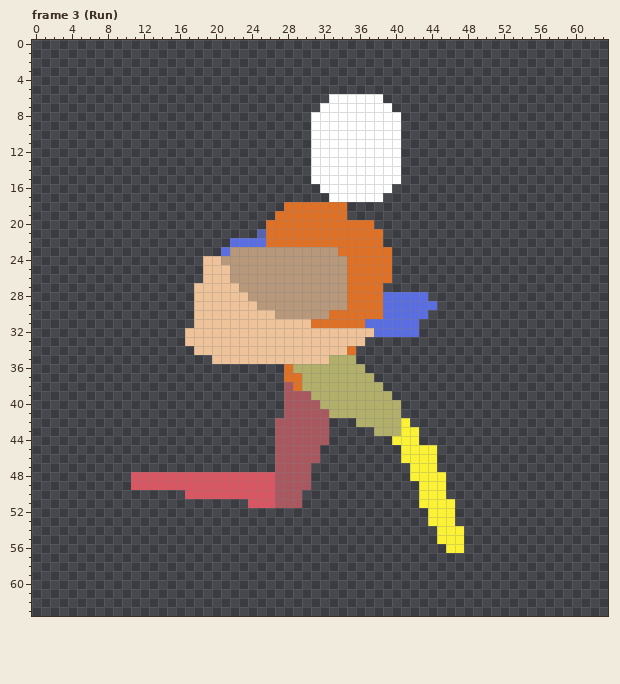
Two versions of one pixel-art file, Assets/Art/Player/player_test.aseprite. That is the earlier state.
64x64 pixels, 11 frames. Shown: frame 3 (Run). The commit also changed other frames, which this record leaves out.
New version:
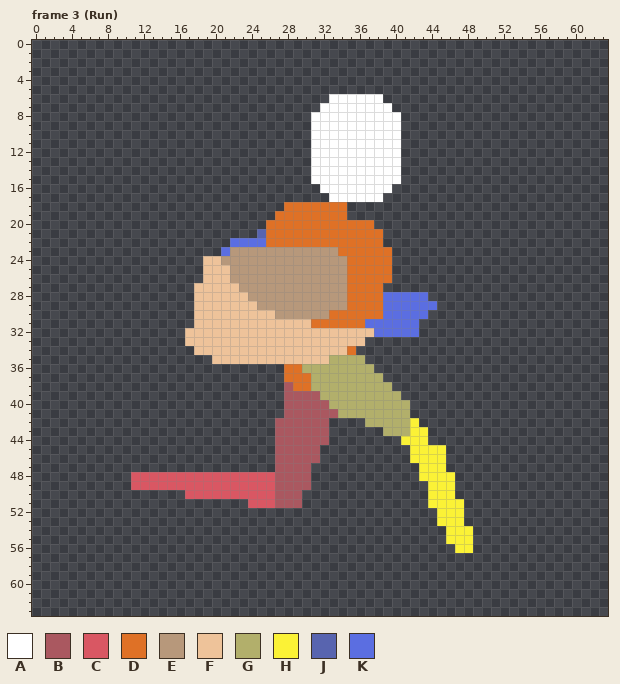
Palette (. is transparent): A #ffffff  B #aa5860  C #d95763  D #df7126  E #b7987b  F #eec39a  G #b2af6b  H #fbf236  J #5864af  K #5b6ee1
Change:
{"where": "frame 3 (Run), layer \"front-leg\""}
{"frame":3,"y":35,"x":36,"old":".","new":"G"}
{"frame":3,"y":36,"x":29,"old":"G","new":"D"}
{"frame":3,"y":36,"x":37,"old":".","new":"G"}
{"frame":3,"y":37,"x":30,"old":"G","new":"D"}
{"frame":3,"y":37,"x":38,"old":".","new":"G"}
{"frame":3,"y":38,"x":30,"old":"G","new":"D"}
{"frame":3,"y":38,"x":39,"old":".","new":"G"}
{"frame":3,"y":39,"x":31,"old":"G","new":"B"}
{"frame":3,"y":39,"x":40,"old":".","new":"G"}
{"frame":3,"y":40,"x":32,"old":"G","new":"B"}
{"frame":3,"y":40,"x":41,"old":".","new":"G"}
{"frame":3,"y":41,"x":33,"old":"G","new":"B"}
{"frame":3,"y":41,"x":41,"old":".","new":"G"}
{"frame":3,"y":42,"x":36,"old":"G","new":"."}
{"frame":3,"y":42,"x":41,"old":"H.","new":"GH"}
{"frame":3,"y":43,"x":38,"old":"G","new":"."}
{"frame":3,"y":43,"x":41,"old":"H","new":"G"}
{"frame":3,"y":43,"x":43,"old":".","new":"H"}
{"frame":3,"y":44,"x":40,"old":"H","new":"."}
{"frame":3,"y":44,"x":43,"old":".","new":"H"}
{"frame":3,"y":45,"x":41,"old":"H","new":"."}
{"frame":3,"y":45,"x":45,"old":".","new":"H"}
{"frame":3,"y":46,"x":41,"old":"H","new":"."}
{"frame":3,"y":46,"x":45,"old":".","new":"H"}
{"frame":3,"y":47,"x":42,"old":"H","new":"."}
{"frame":3,"y":47,"x":45,"old":".","new":"H"}
{"frame":3,"y":48,"x":42,"old":"H","new":"."}
{"frame":3,"y":48,"x":46,"old":".","new":"H"}
{"frame":3,"y":49,"x":43,"old":"H","new":"."}
{"frame":3,"y":49,"x":46,"old":".","new":"H"}
{"frame":3,"y":50,"x":43,"old":"H","new":"."}
{"frame":3,"y":50,"x":46,"old":".","new":"H"}
{"frame":3,"y":51,"x":43,"old":"H","new":"."}
{"frame":3,"y":51,"x":47,"old":".","new":"H"}
{"frame":3,"y":52,"x":44,"old":"H","new":"."}
{"frame":3,"y":52,"x":47,"old":".","new":"H"}
{"frame":3,"y":53,"x":44,"old":"H","new":"."}
{"frame":3,"y":53,"x":47,"old":".","new":"H"}
{"frame":3,"y":54,"x":45,"old":"H","new":"."}
{"frame":3,"y":54,"x":48,"old":".","new":"H"}
{"frame":3,"y":55,"x":45,"old":"H","new":"."}
{"frame":3,"y":55,"x":48,"old":".","new":"H"}
{"frame":3,"y":56,"x":46,"old":"H","new":"."}
{"frame":3,"y":56,"x":48,"old":".","new":"H"}
{"label":"changed","picture_box":[293,355,473,553]}
